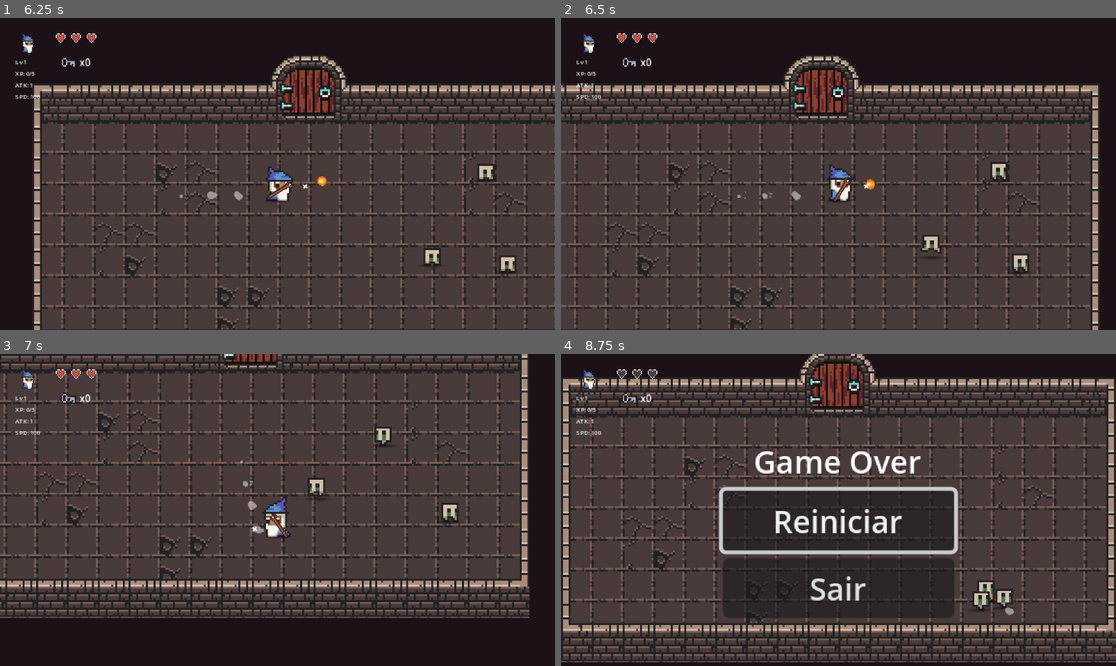
Above: before the commit, frames 1-4 (two rows, left to right).
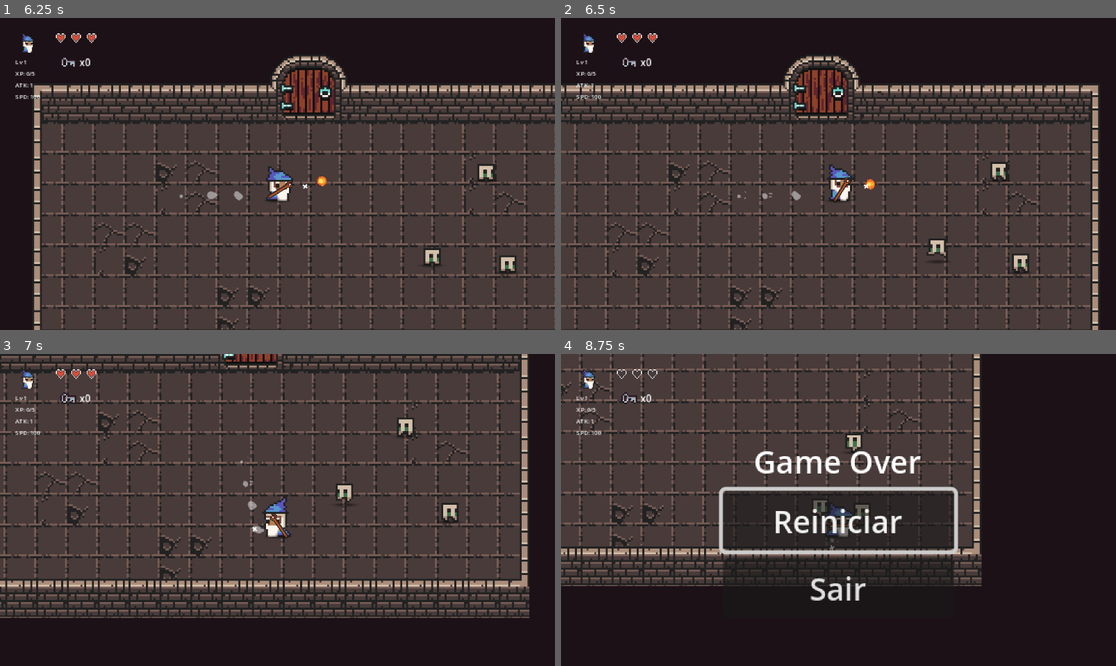
Above: after the commit, the same moments.

Repository: leanfj/infinit-dungeon
Game: Godot game, scene res://menus/main_menu.tscn
Two runs of this game, one before a commit and one after it. Both use one fixed random seed, a clock stepped at 60 frames per second and the inputs below.
Inputs (mouse positions are in pixels of both pictures, inside the frame that each line leads up to):
- Up to frame 1 (6.25 s): click "Start Game" at 0.5 s; click "1 Player" at 1.25 s; click "Start Game" at 2 s; click "Start Game" at 2.75 s; click "Mage" at 3.5 s; click "Back" at 4.25 s; click "1 Player" at 5 s; tap Enter at 5.75 s; move the mouse to (399, 158) at 5.77 s; press the mouse at (399, 158) at 5.78 s; hold D (move_right) from 5.78 s (still down)
- Up to frame 2 (6.5 s): keep holding D (move_right)
- Up to frame 3 (7 s): move the mouse to (166, 525) at 6.52 s; release D (move_right) at 6.53 s; release the mouse at (166, 525) at 6.53 s; hold S (move_down) from 6.53 s (still down); right-click (166, 525) at 6.6 s
- Up to frame 4 (8.75 s): move the mouse to (894, 441) at 7.27 s; release S (move_down) at 7.28 s; hold D (move_right) 7.28-8.03 s; tap Enter at 7.35 s; move the mouse to (810, 572) at 8.02 s; hold W (move_up) from 8.03 s (still down); click (810, 572) at 8.1 s

Frame 1 is identical in both runs. In frame 2, 0.3% of the frame differs, in the area x 64-70%, y 69-79%; in frame 3, 0.7%; in frame 4, 52%, in the area x 0-100%, y 0-99%.

Commit message:
Add TinyZombie enemy stats and integrate with character body; implement health management and experience system

Diff:
--- /dev/null
+++ b/entities/Enemies/TinyZombie/Stats/tiny_zombie_stats.tres
@@ -0,0 +1,9 @@
+[gd_resource type="Resource" script_class="EnemyStats" load_steps=2 format=3 uid="uid://dqhcu5hkvko1o"]
+
+[ext_resource type="Script" uid="uid://bpvx6u2khnuwj" path="res://mechanics/enemy_stats.gd" id="1_625dm"]
+
+[resource]
+script = ExtResource("1_625dm")
+experience = 2
+max_health = 3
+move_speed = 25.0
--- a/entities/Enemies/TinyZombie/tiny_zombie_character_body_2d.tscn
+++ b/entities/Enemies/TinyZombie/tiny_zombie_character_body_2d.tscn
@@ -1,9 +1,10 @@
-[gd_scene load_steps=33 format=3 uid="uid://csrhpvgctjy0n"]
+[gd_scene load_steps=34 format=3 uid="uid://csrhpvgctjy0n"]
 
 [ext_resource type="PackedScene" uid="uid://bacfhnw4iwivs" path="res://entities/Enemies/enemy_character_body_2d.tscn" id="1_io6xf"]
 [ext_resource type="Texture2D" uid="uid://d2dqq62408txt" path="res://entities/Enemies/TinyZombie/tiny_zombie_idle_anim_f0.png" id="2_ffdhb"]
 [ext_resource type="Texture2D" uid="uid://d4djlmoy43tpm" path="res://entities/Enemies/TinyZombie/tiny_zombie_hit_anim-sheet.png" id="2_fom44"]
 [ext_resource type="Script" uid="uid://cle8pwsvlpq7n" path="res://entities/Enemies/TinyZombie/tiny_zombie_character_body_2d.gd" id="2_om00g"]
+[ext_resource type="Resource" uid="uid://dqhcu5hkvko1o" path="res://entities/Enemies/TinyZombie/Stats/tiny_zombie_stats.tres" id="3_mxi7k"]
 [ext_resource type="Texture2D" uid="uid://b565x2r2ee1ly" path="res://entities/Enemies/TinyZombie/tiny_zombie_idle_anim_f1.png" id="3_o8wxo"]
 [ext_resource type="Texture2D" uid="uid://cuspl34ugs081" path="res://entities/Enemies/TinyZombie/tiny_zombie_death_anim-sheet.png" id="3_w8c6u"]
 [ext_resource type="Texture2D" uid="uid://d06aas777rmqf" path="res://entities/Enemies/TinyZombie/tiny_zombie_idle_anim_f2.png" id="4_5vc75"]
@@ -152,7 +153,7 @@
 
 [node name="TinyZombieCharacterBody2D" instance=ExtResource("1_io6xf")]
 script = ExtResource("2_om00g")
-health = 10
+stats = ExtResource("3_mxi7k")
 
 [node name="AnimatedSprite2D" parent="." index="0"]
 sprite_frames = SubResource("SpriteFrames_201g8")
@@ -160,13 +161,11 @@
 autoplay = "idle"
 
 [node name="CollisionShape2D" parent="." index="1"]
-visible = false
 position = Vector2(0.5730858, 4.756607)
 rotation = 1.5707964
 shape = SubResource("CapsuleShape2D_201g8")
 
 [node name="HurtBoxArea2D" parent="." index="2" instance=ExtResource("11_5ggfw")]
-visible = false
 target_groups = Array[String](["player"])
 
 [node name="CollisionShape2D2" type="CollisionShape2D" parent="HurtBoxArea2D" index="1"]
@@ -175,16 +174,12 @@
 debug_color = Color(0.9344128, 0.1669651, 0.49408865, 0.41960785)
 
 [node name="HitBoxArea2D" parent="." index="3" instance=ExtResource("12_lyaan")]
-visible = false
 
 [node name="CollisionShape2D" type="CollisionShape2D" parent="HitBoxArea2D" index="0"]
 position = Vector2(0.25528336, -0.020839691)
 shape = SubResource("CircleShape2D_c30mi")
 debug_color = Color(0, 0.62219167, 0.55081576, 0.41960785)
 
-[node name="ContactArea2D" parent="." index="4"]
-visible = false
-
 [node name="HurtAudioStreamPlayer2D" parent="." index="6"]
 stream = SubResource("AudioStreamRandomizer_om00g")
 
--- a/entities/Enemies/enemy_character_body_2d.gd
+++ b/entities/Enemies/enemy_character_body_2d.gd
@@ -1,7 +1,7 @@
 extends CharacterBody2D
 class_name EnemyCharacterBody2D
 
-const CharacterStats = preload("res://mechanics/character_stats.gd")
+const EnemyStatsInstance = preload("res://mechanics/enemy_stats.gd")
 
 # Enemy that chases the player inside a range and dies on hit.
 @onready var _hit_box: HitBoxArea2D = get_node_or_null("HitBoxArea2D")
@@ -44,16 +44,18 @@
 	if _animation_sprite and _animation_sprite.sprite_frames and _animation_sprite.sprite_frames.has_animation("hit"):
 		_animation_sprite.sprite_frames.set_animation_loop("hit", false)
 
-	if stats is CharacterStats:
-		_move_speed = (stats as CharacterStats).move_speed
-		health = (stats as CharacterStats).current_health
+	if stats is EnemyStats:
+		_move_speed = (stats as EnemyStats).move_speed
+		health = randi_range((stats as EnemyStats).min_health, (stats as EnemyStats).max_health)
+		contact_damage = (stats as EnemyStats).damage
+		exp_reward = (stats as EnemyStats).experience
 
 	if _hit_box:
 		_hit_box.hit_detected.connect(_on_hit_box_hit_detected)
 	if _contact_area:
 		_contact_area.body_entered.connect(_on_contact_body_entered)
 		_contact_area.body_exited.connect(_on_contact_body_exited)
-	_move_speed = move_speed
+	# _move_speed = move_speed
 	_chase_range = chase_range
 	_set_player_reference()
 
@@ -88,6 +90,8 @@
 	_handle_contact_damage()
 
 func take_damage(amount: int, origin: Vector2 = Vector2.ZERO) -> void:
+	if _is_dead:
+		return
 	if stats and stats.has_method("apply_damage"):
 		stats.apply_damage(amount)
 	health -= amount
@@ -109,6 +113,7 @@
 		if _is_dead:
 			return
 		_is_dead = true
+
 		if _animation_sprite:
 			if hurt_audio_stream_player_2d:
 				hurt_audio_stream_player_2d.play()
@@ -128,7 +133,7 @@
 	pass
 
 func _animate() -> void:
-	if velocity.length() > 0:
+	if velocity.length() > 0 and not _is_hurt and not _is_dead:
 		if _animation_sprite and _animation_sprite.animation != "run":
 			_animation_sprite.play("run")
 	elif velocity.length() == 0 and not _is_hurt and not _is_dead:
@@ -140,7 +145,6 @@
 				_animation_sprite.play("dead")
 
 func _set_player_reference() -> void:
-	# Order: explicit path -> first node in group \"player\" -> sibling named PlayerCharacterBody2D.
 	if _player_path != NodePath(""):
 		_player = get_node_or_null(_player_path) as Node2D
 	if _player == null:
@@ -190,7 +194,8 @@
 		return
 	var hitbox: Node = target.get_node_or_null("HitBoxArea2D")
 	if hitbox and hitbox.has_method("take_damage"):
-		hitbox.take_damage(contact_damage, global_position)
+		if not _is_dead:
+			hitbox.take_damage(contact_damage, global_position)
 
 
 func _on_contact_body_entered(body: Node) -> void:
--- /dev/null
+++ b/mechanics/enemy_stats.gd
@@ -0,0 +1,15 @@
+extends Resource
+class_name EnemyStats
+
+@export var experience: int = 0
+@export var max_health: int = 6
+@export var min_health: int = 1
+@export var current_health: int = 6
+@export var move_speed: float = 100.0
+@export var damage: int = 1
+
+func apply_damage(amount: int) -> void:
+	current_health = max(0, current_health - amount)
+
+func heal(amount: int) -> void:
+	current_health = min(max_health, current_health + amount)
Not shown, added: mechanics/enemy_stats.gd.uid
